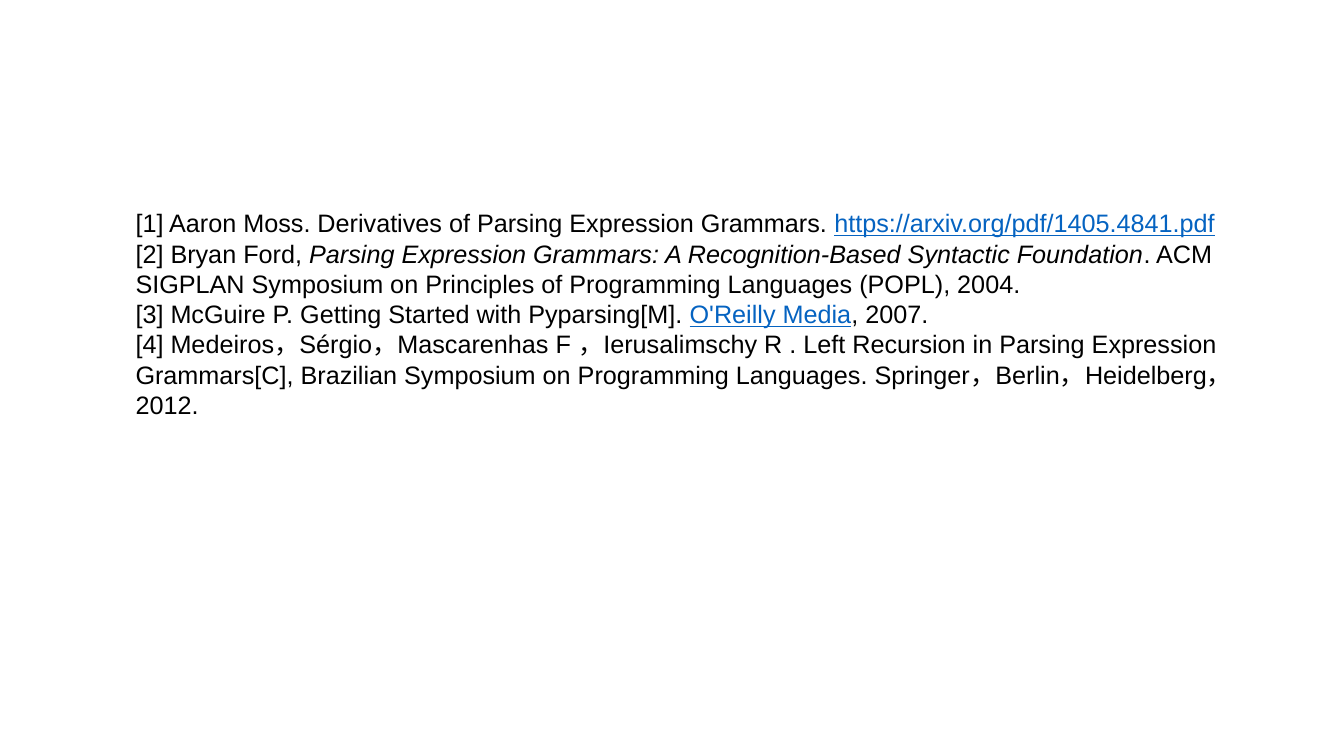
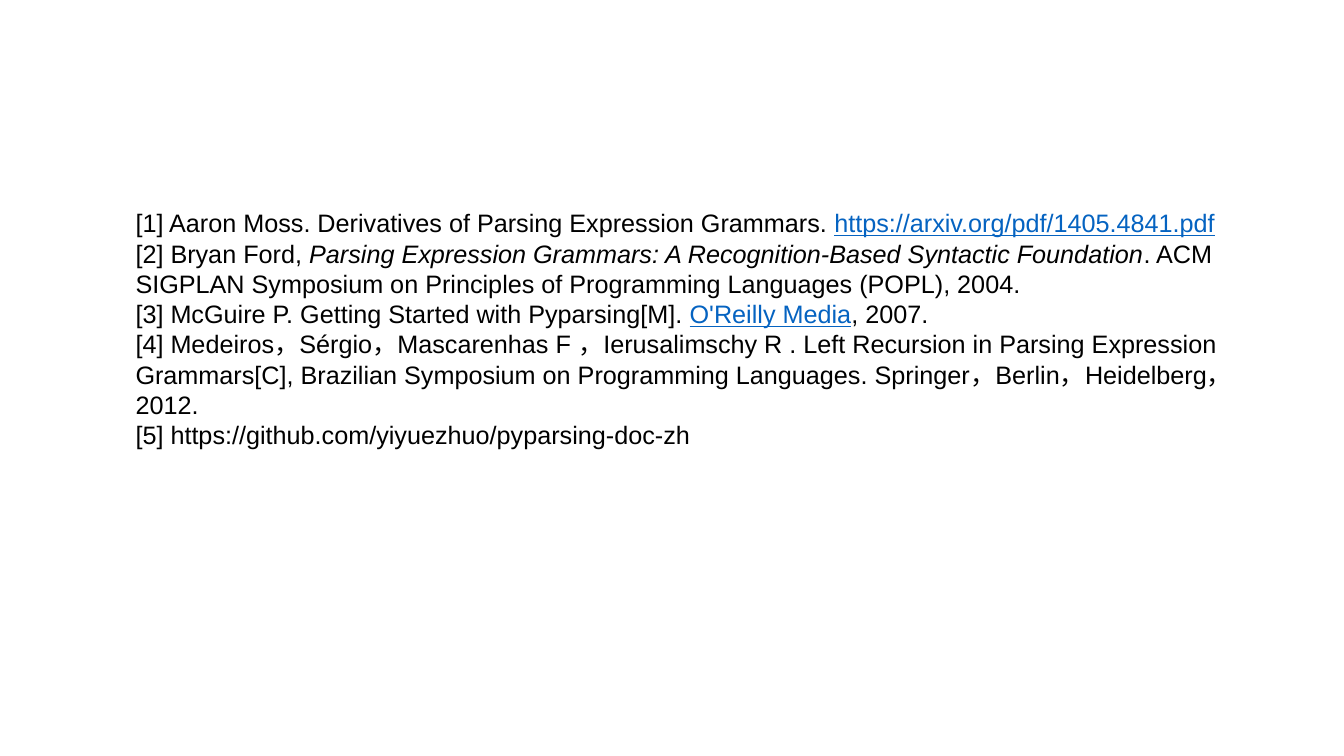
Before and after one commit to Freakwill/pycon2021-ppt, a slide deck: slide 13 of slide-light.pptx (slide 11 before the commit). Drawn at 1344x756 pixels with LibreOffice and Linux fonts; fonts in the diff are those of the drawing; background and template pictures are left out. Boxes give left, top, right and bottom in pixels: in the first picture for what was removed or moved away, otherwise in the second. Text is boxed around its words. In the diff, an @@ line names an element or a change of style, - is before the commit and + after.

```diff
--- a/slide-light.pptx
+++ b/slide-light.pptx
@@ text at [136, 425, 690, 450]: paragraph added @@
+[5] https://github.com/yiyuezhuo/pyparsing-doc-zh
```
Also in this commit, not shown: 8 other slides changed, 4 slides added, 2 slides removed.
